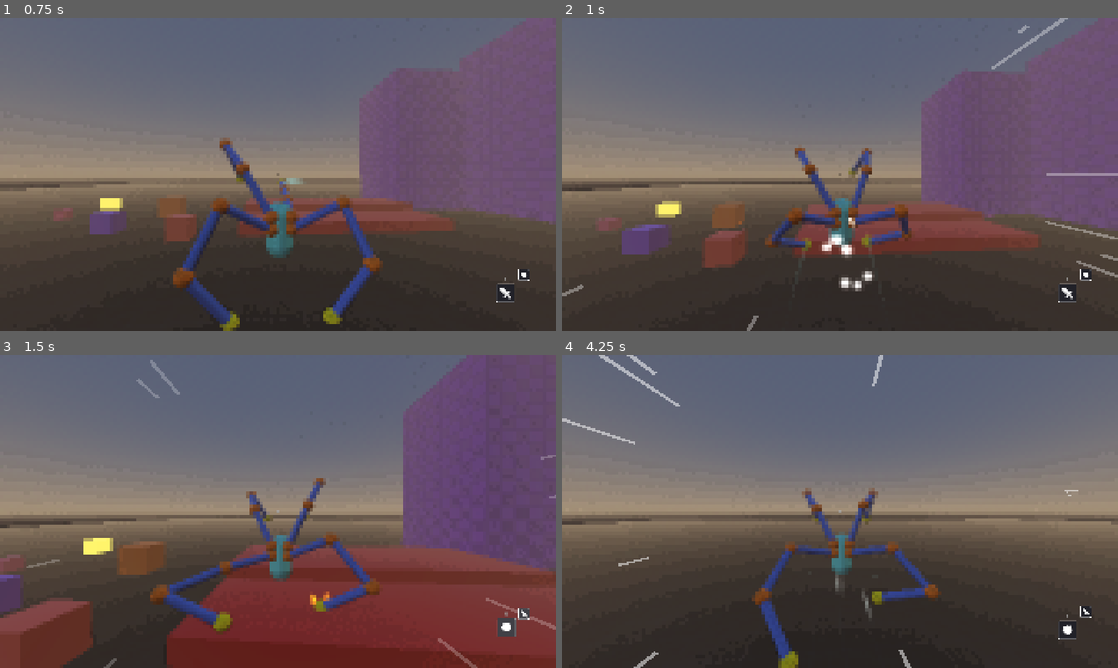
Above: before the commit, frames 1-4 (two rows, left to right).
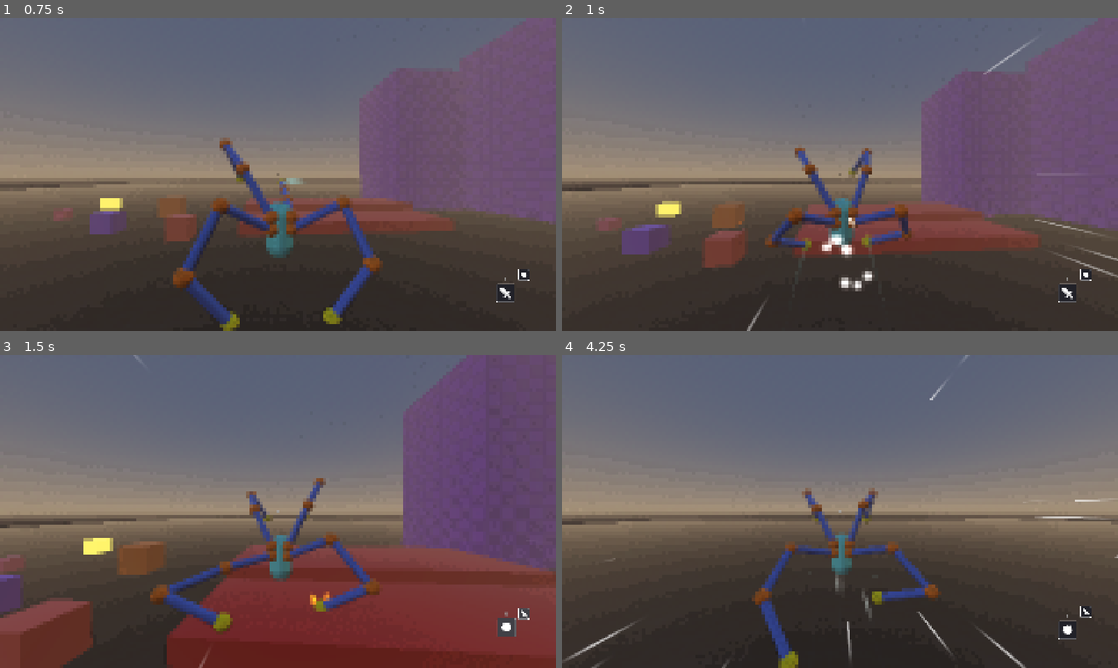
Above: after the commit, the same moments.

Repository: lliamsymonds04/doc-oc
Game: Godot game, scene res://main.tscn
Two runs of this game, one before a commit and one after it. Both use one fixed random seed, a clock stepped at 60 frames per second and the inputs below.
Inputs (mouse positions are in pixels of both pictures, inside the frame that each line leads up to):
- Up to frame 1 (0.75 s): move the mouse to (305, 174) at 0.52 s; press the mouse at (305, 174) at 0.53 s; hold W (forward) from 0.53 s (still down)
- Up to frame 2 (1 s): keep holding W (forward); tap Space (jump) at 0.77 s
- Up to frame 3 (1.5 s): keep holding W (forward); move the mouse to (250, 511) at 1.27 s; release the mouse at (250, 511) at 1.28 s; tap R (mode-switch) at 1.35 s
- Up to frame 4 (4.25 s): keep holding W (forward); tap Space (jump) at 1.52, 3.02, 3.77 s; move the mouse to (851, 505) at 2.02 s; hold Right mouse button (right-click) 2.03-2.78 s; move the mouse to (834, 517) at 2.77 s; tap Shift (sprint) at 2.85 s; move the mouse to (878, 514) at 3.52 s; press the mouse at (878, 514) at 3.53 s

Frame 1 is identical in both runs. In frame 2, 0.5% of the frame differs, in the area x 0-100%, y 0-100%; in frame 3, 0.5%; in frame 4, 1.2%.

Commit message:
feat: speed lines has texture

Diff:
--- a/shaders/radial_speed_lines.gdshader
+++ b/shaders/radial_speed_lines.gdshader
@@ -1,9 +1,15 @@
 shader_type canvas_item;
 
-// Radial speed lines. `intensity` fades them in with player speed; `flow_phase`
-// is the accumulated scroll phase (advanced by the script so speed changes
-// alter the rate, not the position); `inner_radius` sets how close to screen
-// centre they reach (lower = closer in).
+// Radial speed lines. `intensity` fades them in with player speed. `flow_phase`
+// is advanced by the script so a speed change alters the rate, not the position.
+// `inner_radius` is how close to screen centre they reach (lower = closer in).
+
+uniform sampler2D dash_texture : filter_linear, repeat_disable;
+
+// The trace's ink spans only ~8% of its canvas width, so the sampled cell is
+// squeezed into that sliver. Lower = wider dashes; at ~0.08 the ink core fills
+// the cell and the sides harden.
+uniform float trace_scale : hint_range(0.04, 0.25) = 0.15;
 
 uniform float intensity : hint_range(0.0, 1.0) = 0.0;
 uniform float flow_phase = 0.0;
@@ -18,18 +24,25 @@
 	COLOR.a = 0.0;
 
 	vec2 pos = UV - vec2(0.5);
-	// Snap the angle to one of 64 spokes so dashes stay on rays instead of smearing.
-	float theta = round(64.0 * atan(pos.y, pos.x));
+	float angle = atan(pos.y, pos.x);
+	// Quantise the angle to 1/64 rad steps so dashes stay on rays instead of smearing.
+	float theta = round(64.0 * angle);
 	float dist = length(pos);
 
 	// Quantised radial position: flow_phase scrolls it, the per-spoke offset
 	// keeps spokes from pulsing in sync.
-	float dist_value = round(dist * 4.0 + flow_phase + 8.0 * random(vec2(theta)));
+	float cell = dist * 4.0 + flow_phase + 8.0 * random(vec2(theta));
+	float dist_value = round(cell);
 	// Each spoke gets its own random inner edge so the start is ragged, not a circle.
 	bool on_spoke = dist > inner_radius + random(vec2(theta)) * 0.3;
 	bool on_dash = random(vec2(theta, dist_value)) < 0.02;
 
 	if (on_spoke && on_dash) {
-		COLOR = vec4(line_color.rgb, line_color.a * intensity);
+		// Spoke-local UV: x across the ray, y along it, so the texture's long
+		// axis (vertical) runs outward from the centre.
+		vec2 dash_uv = vec2((64.0 * angle - theta) * trace_scale, cell - dist_value) + 0.5;
+		COLOR = vec4(
+			line_color.rgb, line_color.a * intensity * texture(dash_texture, dash_uv).a
+		);
 	}
 }
--- a/ui/hud/hud.tscn
+++ b/ui/hud/hud.tscn
@@ -6,12 +6,15 @@
 [ext_resource type="Shader" uid="uid://bu60as08yka86" path="res://shaders/blur.gdshader" id="3_546lt"]
 [ext_resource type="PackedScene" uid="uid://cnd56v71x1mrb" path="res://ui/hud/pause_menu_button.tscn" id="4_7ihmi"]
 [ext_resource type="AudioStream" uid="uid://c6b43l5u6h3j5" path="res://assets/audio/ui/bookFlip2.ogg" id="4_en2x2"]
+[ext_resource type="Texture2D" uid="uid://bma5gmd0nqcsc" path="res://assets/textures/trace_07_a.png" id="5_trace"]
 [ext_resource type="PackedScene" uid="uid://ckea25jbuw1i2" path="res://ui/hud/mode_buttons.tscn" id="6_1v5rv"]
 [ext_resource type="Script" uid="uid://clbc0kairsmkr" path="res://ui/hud/hud.gd" id="7_hudgd"]
 [ext_resource type="Script" uid="uid://lp0bjh350s73" path="res://ui/hud/speed_lines.gd" id="9_speedlinesgd"]
 
 [sub_resource type="ShaderMaterial" id="ShaderMaterial_speedlines"]
 shader = ExtResource("2_aixkq")
+shader_parameter/dash_texture = ExtResource("5_trace")
+shader_parameter/trace_scale = 0.15000000433093
 shader_parameter/intensity = 0.0
 shader_parameter/flow_phase = 0.0
 shader_parameter/inner_radius = 0.2
--- a/ui/hud/speed_lines.gd
+++ b/ui/hud/speed_lines.gd
@@ -7,16 +7,16 @@
 const PHASE_WRAP := 1024.0
 
 @export_category("Fade")
-@export var intensity_scalar: float = 0.6
+@export var intensity_scalar: float = 0.8
 @export var blend_rate: float = 6.0
 
 @export_category("Flow")
-@export var slow_flow_speed: float = 10.0
-@export var fast_flow_speed: float = 15.0
+@export var slow_flow_speed: float = 8.0
+@export var fast_flow_speed: float = 12.0
 
 @export_category("Radius")
 @export var slow_inner_radius: float = 0.4
-@export var fast_inner_radius: float = 0.35
+@export var fast_inner_radius: float = 0.32
 
 @export_category("Speed Threshold")
 @export var min_speed_thresh_mult: float = 0.95
